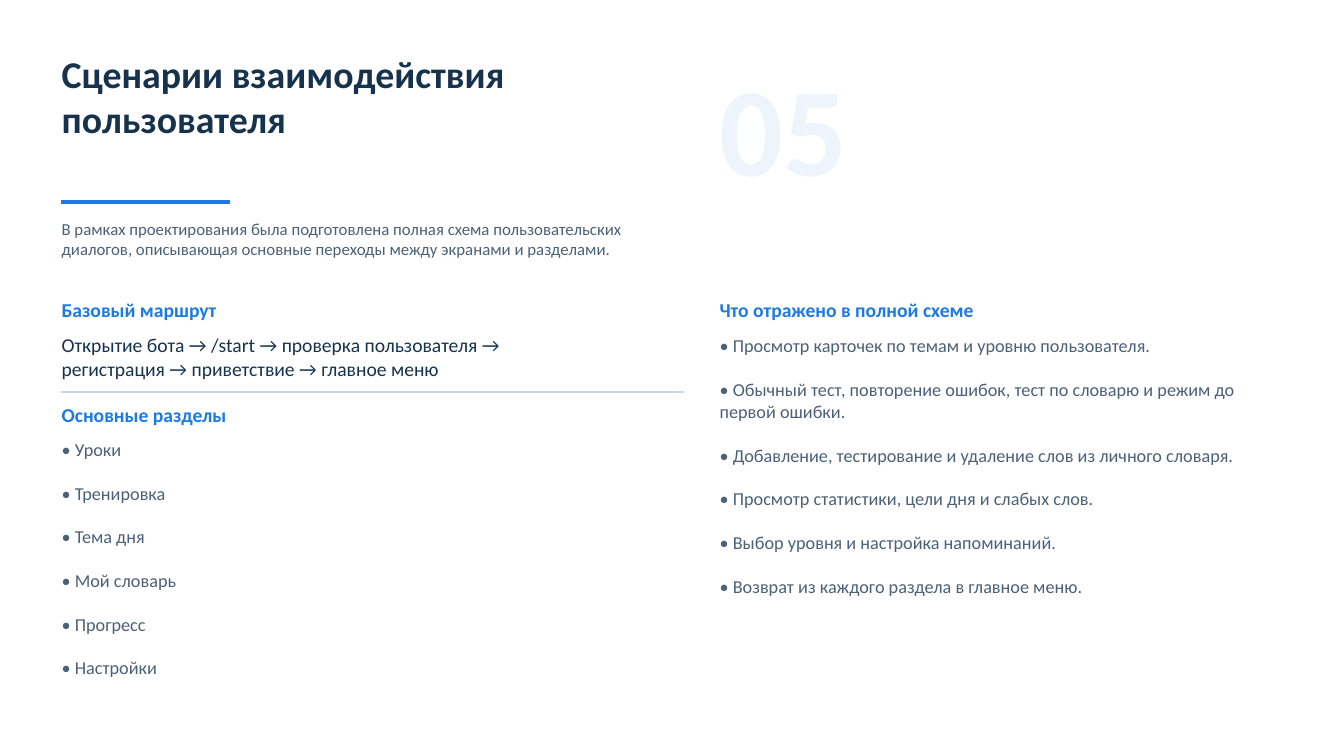
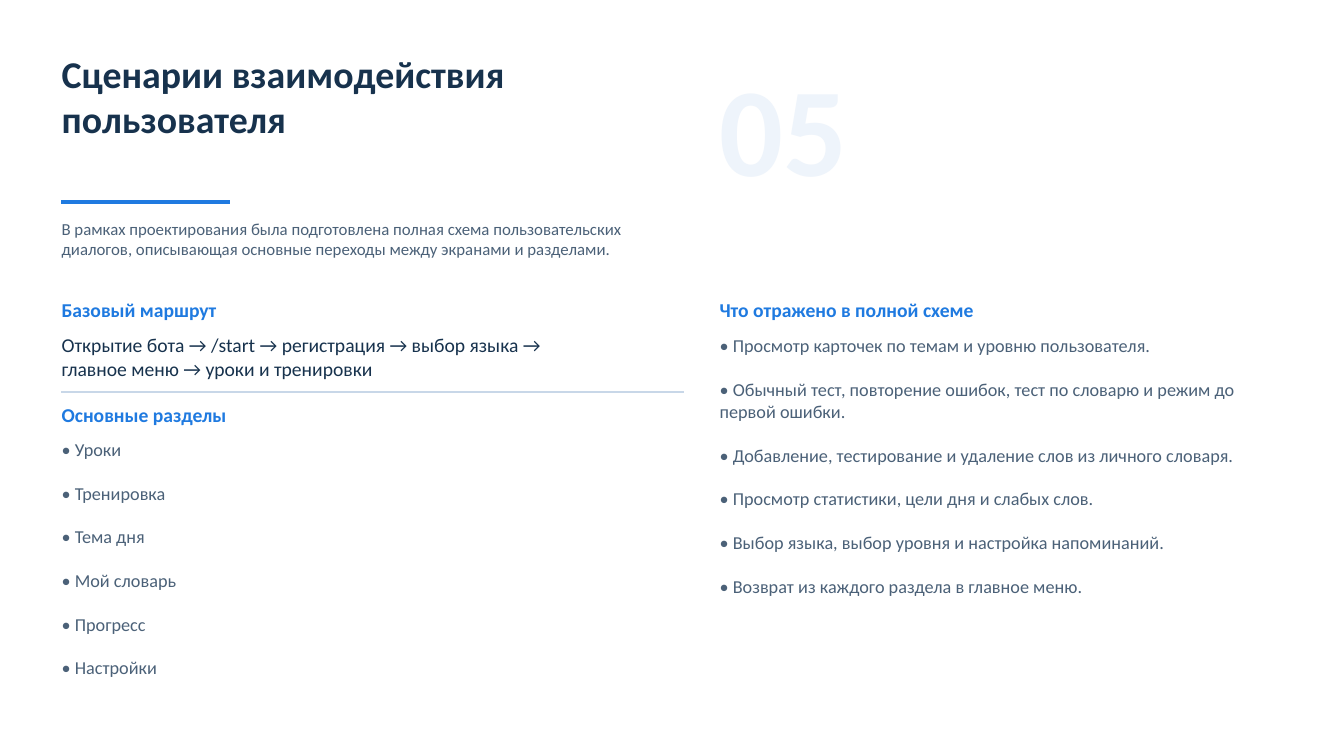
Before and after one commit to glebb228/tg_bot2026, a slide deck: slide 6 of presentation/output/тг_бот_презентация.pptx. Drawn at 1344x756 pixels with LibreOffice and Linux fonts; fonts in the diff are those of the drawing. Boxes give left, top, right and bottom in pixels: in the first picture for what was removed or moved away, otherwise in the second. Text is boxed around its words. In the diff, an @@ line names an element or a change of style, - is before the commit and + after.

```diff
--- a/presentation/output/тг_бот_презентация.pptx
+++ b/presentation/output/тг_бот_презентация.pptx
@@ text at (62,338,519,379): text changed @@
-Открытие бота → /start → проверка пользователя → регистрация → приветствие → главное меню
+Открытие бота → /start → регистрация → выбор языка → главное меню → уроки и тренировки
@@ text at (733,536,1164,552): text changed @@
-• Выбор уровня и настройка напоминаний.
+• Выбор языка, выбор уровня и настройка напоминаний.
```
Also in this commit, not shown: 7 other slides changed, 1 other file.
